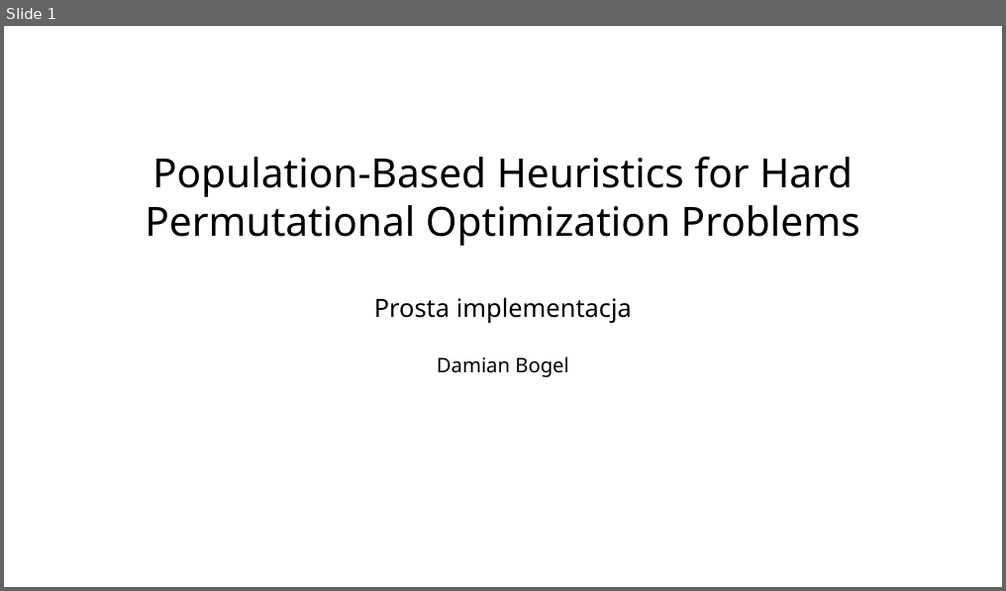
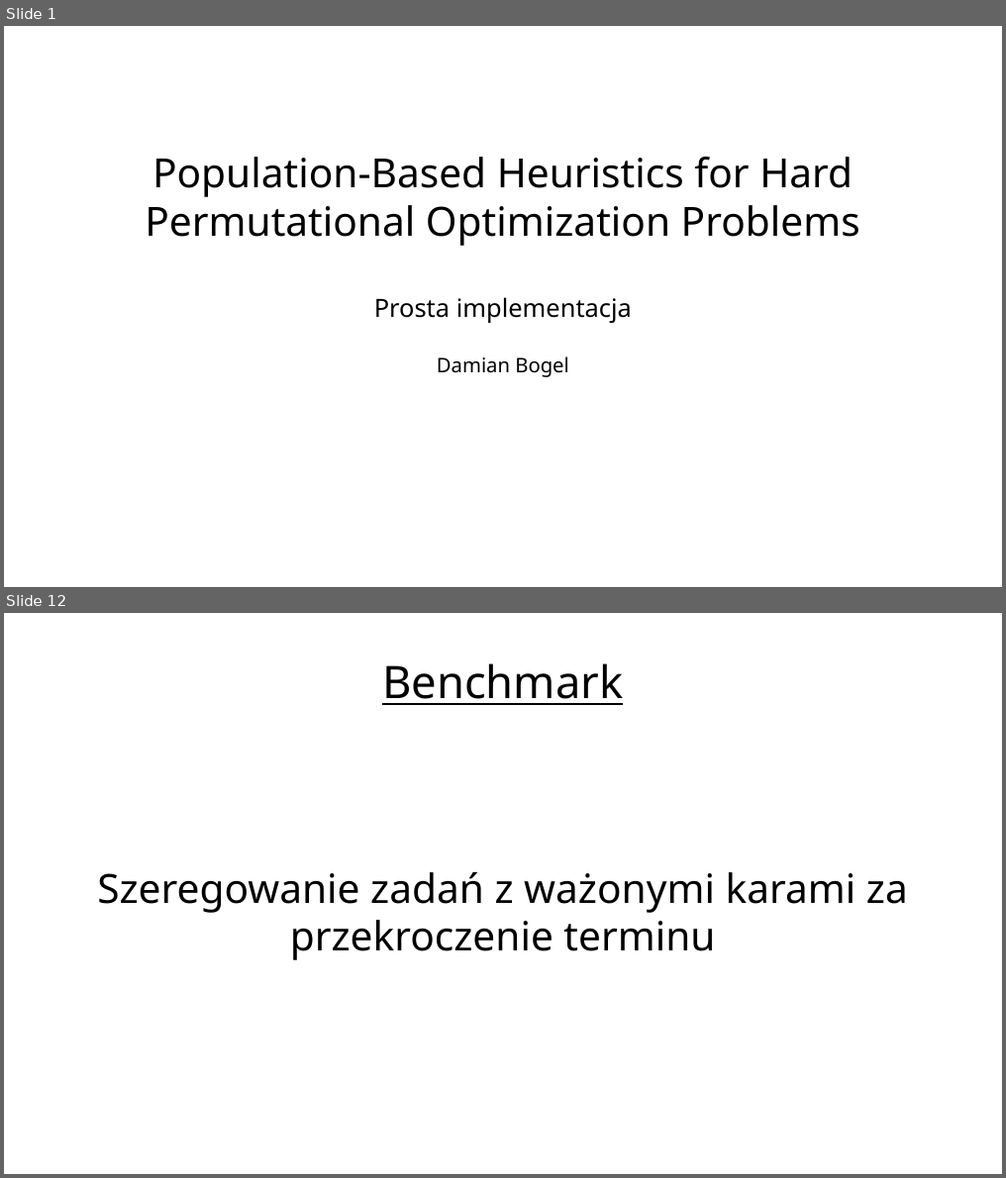
Before and after one commit to kele/metaheur_population_based, a slide deck: pres.odp. Shown one above the other, each under a label of ours: slide 1 before the commit, slides 1 and 12 after it; the slides between them are not shown. The pictures are 1006x591 and 1006x1178 pixels, drawn with LibreOffice and Linux fonts; fonts in the diff are those of the drawing; background and template pictures are left out. Boxes give left, top, right and bottom in pixels: in the first picture for what was removed or moved away, otherwise in the second. Text is boxed around its words. In the diff, an @@ line names an element or a change of style, - is before the commit and + after.

```diff
--- a/pres.odp
+++ b/pres.odp
@@ slide 12 added at (4, 613, 1002, 1174), background picture (left out) @@
@@ title added at (382, 663, 623, 705), 35.7 pt, text #000000, underline @@
+Benchmark
@@ subtitle added at (97, 872, 908, 960), 32 pt, text #000000 @@
+Szeregowanie zadań z ważonymi karami za przekroczenie terminu
```
Also in this commit, not shown: 9 slides changed, 10 other slides added, 2 other files.
